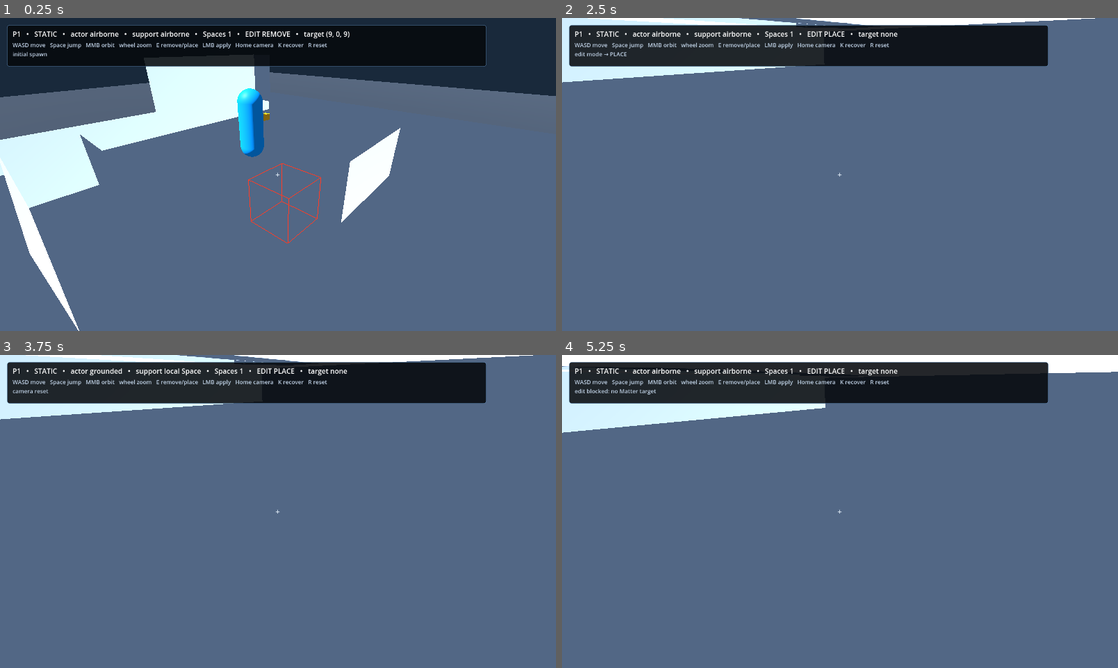
Above: before the commit, frames 1-4 (two rows, left to right).
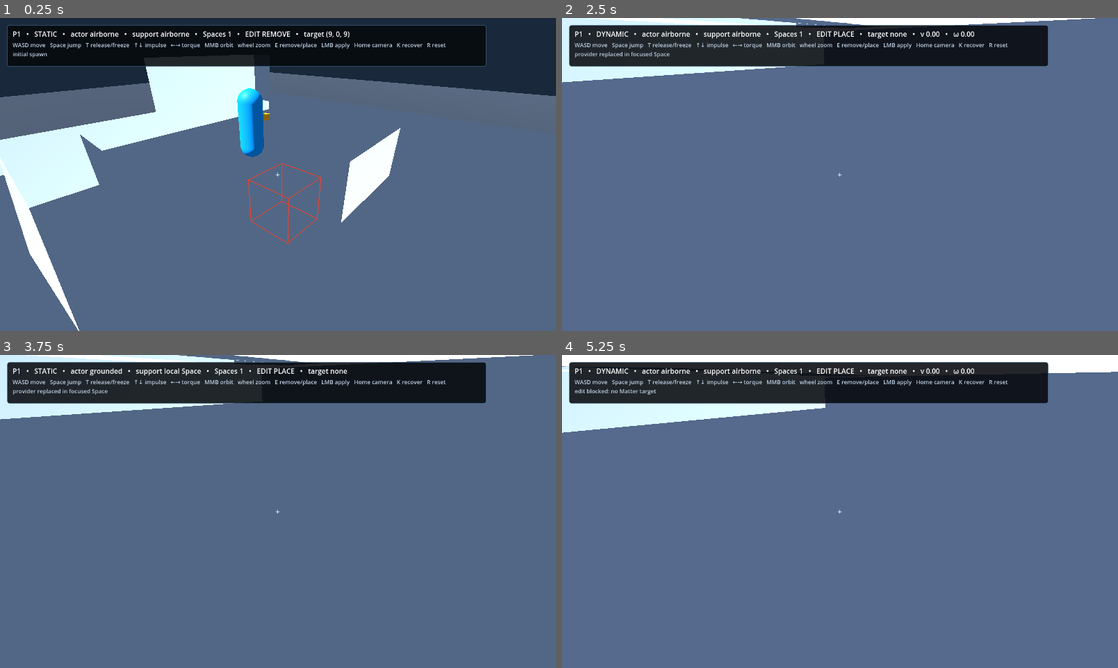
Above: after the commit, the same moments.

Repository: Jozzpoly/FrameMatter-Lab
Game: Godot game, scene res://p1/main.tscn
The game is run twice, just before and just after one commit, with the same random seed, the same clock (stepped at 60 frames per second) and the same inputs. This scene is started directly instead of the project's main scene.
Inputs (mouse positions are in pixels of both pictures, inside the frame that each line leads up to):
- Up to frame 1 (0.25 s): no input
- Up to frame 2 (2.5 s): tap Enter at 0.5 s; move the mouse to (962, 158) at 0.52 s; hold Right (p1_space_yaw_right, bound only after the commit) 0.53-1.25 s; hold T (p1_space_toggle, bound only after the commit) 0.53-1.25 s; click (962, 158) at 0.67 s; tap Space (p1_jump) at 0.77 s; tap R (p1_reset) at 1.25 s; drag from (728, 190) to (812, 237) at 1.27 s; move the mouse to (895, 105) at 2.02 s; hold Right (p1_space_yaw_right, bound only after the commit) from 2.03 s (still down); hold E (p1_edit_toggle) from 2.03 s (still down); tap T (p1_space_toggle, bound only after the commit) at 2.3 s
- Up to frame 3 (3.75 s): release Right (p1_space_yaw_right, bound only after the commit) at 2.75 s; release E (p1_edit_toggle) at 2.75 s; drag from (250, 574) to (111, 464) at 2.77 s; tap Home (p1_camera_reset) at 3.5 s; move the mouse to (444, 558) at 3.52 s; hold Left (p1_space_yaw_left, bound only after the commit) from 3.53 s (still down); hold T (p1_space_toggle, bound only after the commit) from 3.53 s (still down)
- Up to frame 4 (5.25 s): tap Space (p1_jump) at 3.77 s; release Left (p1_space_yaw_left, bound only after the commit) at 4.25 s; release T (p1_space_toggle, bound only after the commit) at 4.25 s; tap R (p1_reset) at 4.25 s; drag from (673, 464) to (756, 433) at 4.27 s; move the mouse to (867, 511) at 5.02 s; hold Down (p1_space_back_impulse, bound only after the commit) from 5.03 s (still down); hold T (p1_space_toggle, bound only after the commit) from 5.03 s (still down); tap M at 5.1 s; click (867, 511) at 5.17 s

The runs differ from the first frame. In frame 1, 0.5% of the frame differs, in the area x 15-81%, y 7-10%; in frame 2, 1.3%, in the area x 2-81%, y 4-13%; in frame 3, 0.6%; in frame 4, 1.2%.
Error in both runs: Invalid call. Nonexistent function 'get_global_transform_interpolated' in base 'Node3D (SpaceQueryCharacter)'. (res://p1/camera_rig.gd:74)

Commit message:
Integrate expandable placement and finite Space control

Diff:
--- a/p1/main.gd
+++ b/p1/main.gd
@@ -2,13 +2,20 @@
 
 const SPACE_SIZE := Vector3i(16, 6, 16)
 const PLAYER_SPEED := 4.2
+const STORAGE_REBASE_PADDING := 2
+const OWNER_CENTRAL_IMPULSE := 36.0
+const OWNER_TORQUE_IMPULSE := 180.0
 const TEST_LINEAR_VELOCITY := Vector3(0.65, 0.0, -0.16)
 const TEST_ANGULAR_VELOCITY := Vector3(0.0, 0.22, 0.0)
 
 var _focus_space: LocalMatterSpace
 var _last_event := "P1 boot"
+var _pending_storage_place := false
+var _pending_storage_place_space: LocalMatterSpace
+var _pending_storage_place_source_cell := Vector3i.ZERO
 
 @onready var _registry: P1SpaceRegistry = $P1SpaceRegistry
+@onready var _space_control: P1SpaceControl = $P1SpaceControl
 @onready var _player: SpaceQueryCharacter = $P1Player
 @onready var _camera_rig: P1CameraRig = $P1CameraRig
 @onready var _interactor: P1MatterInteractor = $P1MatterInteractor
@@ -24,6 +31,7 @@
 	_registry.active_spaces_changed.connect(_on_active_spaces_changed)
 	_interactor.edit_mode_changed.connect(_on_edit_mode_changed)
 	_interactor.edit_applied.connect(_on_edit_applied)
+	_interactor.storage_expansion_requested.connect(_on_storage_expansion_requested)
 	_interactor.edit_rejected.connect(_on_edit_rejected)
 	_initialize_space()
 	_camera_rig.set_target(_player)
@@ -60,6 +68,26 @@
 		_reset_experiment()
 		return
 
+	# Space-control keys are discrete physical pulses. Ignore OS key-repeat so a
+	# held key cannot masquerade as hidden continuous velocity control.
+	if _is_echo_key_event(event):
+		return
+	if event.is_action_pressed("p1_space_toggle"):
+		_toggle_focused_space_state()
+		return
+	if event.is_action_pressed("p1_space_forward_impulse"):
+		_apply_focused_central_impulse(Vector3(0.0, 0.0, -OWNER_CENTRAL_IMPULSE))
+		return
+	if event.is_action_pressed("p1_space_back_impulse"):
+		_apply_focused_central_impulse(Vector3(0.0, 0.0, OWNER_CENTRAL_IMPULSE))
+		return
+	if event.is_action_pressed("p1_space_yaw_left"):
+		_apply_focused_torque_impulse(Vector3(0.0, OWNER_TORQUE_IMPULSE, 0.0))
+		return
+	if event.is_action_pressed("p1_space_yaw_right"):
+		_apply_focused_torque_impulse(Vector3(0.0, -OWNER_TORQUE_IMPULSE, 0.0))
+		return
+
 
 func get_space() -> LocalMatterSpace:
 	# Compatibility accessor for the bounded P1 foundation smoke. Internally P1
@@ -83,6 +111,10 @@
 	return _interactor
 
 
+func get_space_control() -> P1SpaceControl:
+	return _space_control
+
+
 func activate_dynamic_probe_for_test() -> bool:
 	if not _is_live_space(_focus_space):
 		return false
@@ -105,18 +137,31 @@
 	return accepted
 
 
+func toggle_focused_space_for_test() -> bool:
+	return _toggle_focused_space_state()
+
+
+func apply_focused_central_impulse_for_test(local_impulse: Vector3) -> bool:
+	return _apply_focused_central_impulse(local_impulse)
+
+
+func apply_focused_torque_impulse_for_test(local_impulse: Vector3) -> bool:
+	return _apply_focused_torque_impulse(local_impulse)
+
+
 func recover_player_for_test() -> void:
 	_recover_player_to_space("test recovery")
 
 
 func _initialize_space() -> void:
+	_clear_pending_storage_place()
 	_registry.clear()
 	for child in $Spaces.get_children():
 		child.free()
 
 	var volume := CellVolume.new(SPACE_SIZE)
-	# A deliberately larger authored test deck than P0.5. P1-C/D now consume
-	# topology honestly; storage expansion remains a separate pressure probe.
+	# A deliberately larger authored test deck than P0.5. P1 now subjects this
+	# same authored Space to editing, storage maintenance, topology and motion.
 	volume.fill_box(Vector3i(2, 0, 2), Vector3i(14, 1, 14), CellVolume.SOLID)
 	volume.fill_box(Vector3i(3, 1, 4), Vector3i(4, 3, 9), CellVolume.SOLID)
 	volume.fill_box(Vector3i(11, 1, 8), Vector3i(13, 2, 10), CellVolume.SOLID)
@@ -225,6 +270,38 @@
 		_player.rotation.y = atan2(-planar.x, -planar.z)
 
 
+func _toggle_focused_space_state() -> bool:
+	if not _is_live_space(_focus_space):
+		_last_event = "Space control blocked: no live focus"
+		return false
+	var accepted := false
+	if _focus_space.get_provider_kind() == LocalMatterSpace.ProviderKind.STATIC:
+		accepted = _space_control.release_space(_focus_space)
+		_last_event = "Space released with zero hidden launch" if accepted else "Space release rejected"
+	else:
+		accepted = _space_control.freeze_space(_focus_space)
+		_last_event = "Space frozen at current pose" if accepted else "Space freeze rejected"
+	return accepted
+
+
+func _apply_focused_central_impulse(local_impulse: Vector3) -> bool:
+	if not _is_live_space(_focus_space):
+		_last_event = "impulse blocked: no live focus"
+		return false
+	var accepted: bool = _space_control.apply_local_central_impulse(_focus_space, local_impulse)
+	_last_event = "finite local impulse %s" % str(local_impulse) if accepted else "impulse blocked: release Space first"
+	return accepted
+
+
+func _apply_focused_torque_impulse(local_impulse: Vector3) -> bool:
+	if not _is_live_space(_focus_space):
+		_last_event = "torque blocked: no live focus"
+		return false
+	var accepted: bool = _space_control.apply_local_torque_impulse(_focus_space, local_impulse)
+	_last_event = "finite local torque impulse %s" % str(local_impulse) if accepted else "torque blocked: release Space first"
+	return accepted
+
+
 func _on_registry_provider_changed(space: LocalMatterSpace) -> void:
 	if space == _focus_space or _player.support_space == space:
 		_focus_space = space
@@ -234,14 +311,56 @@
 
 func _on_registry_storage_rebased(space: LocalMatterSpace, report: Dictionary) -> void:
 	var actor_rebased := false
+	var local_shift: Vector3i = report["local_shift"]
 	if _player.grounded and _player.support_space == space:
-		var local_shift: Vector3i = report["local_shift"]
 		actor_rebased = _player.rebase_support_local_coordinates(Vector3(local_shift))
 
 	if space == _focus_space or _player.support_space == space:
 		_focus_space = space
 		_refresh_camera_context()
+
+	if _pending_storage_place and _pending_storage_place_space == space:
+		var mapped_cell: Vector3i = _pending_storage_place_source_cell + local_shift
+		call_deferred("_complete_pending_storage_placement", space, mapped_cell)
+		_last_event = "storage frame rebased; placement mapped%s" % ("; actor mapped" if actor_rebased else "")
+		return
 	_last_event = "storage frame rebased%s" % ("; actor mapped" if actor_rebased else "")
+
+
+func _on_storage_expansion_requested(space: LocalMatterSpace, source_cell: Vector3i) -> void:
+	if _pending_storage_place:
+		_last_event = "storage expansion blocked: placement transaction already pending"
+		return
+	if not _is_live_space(space):
+		_last_event = "storage expansion blocked: target Space is not live"
+		return
+
+	_pending_storage_place = true
+	_pending_storage_place_space = space
+	_pending_storage_place_source_cell = source_cell
+	if not space.request_storage_rebase(source_cell, STORAGE_REBASE_PADDING):
+		_clear_pending_storage_place()
+		_last_event = "storage expansion request rejected"
+		return
+	_focus_space = space
+	_last_event = "storage expansion queued for %s" % str(source_cell)
+
+
+func _complete_pending_storage_placement(space: LocalMatterSpace, mapped_cell: Vector3i) -> void:
+	if not _pending_storage_place or _pending_storage_place_space != space:
+		return
+	_clear_pending_storage_place()
+	if not _is_live_space(space):
+		_last_event = "mapped placement cancelled: Space retired"
+		return
+	var placed: bool = _interactor.apply_edit_to_cell(space, mapped_cell, P1MatterInteractor.EditMode.PLACE)
+	_last_event = "storage expanded → placed %s" % str(mapped_cell) if placed else "mapped placement rejected"
+
+
+func _clear_pending_storage_place() -> void:
+	_pending_storage_place = false
+	_pending_storage_place_space = null
+	_pending_storage_place_source_cell = Vector3i.ZERO
 
 
 func _on_registry_split_committed(source: LocalMatterSpace, result: LocalMatterSplitResult) -> void:
@@ -256,6 +375,8 @@
 				if transferred:
 					_focus_space = successor
 
+	if _pending_storage_place and _pending_storage_place_space == source:
+		_clear_pending_storage_place()
 	if not transferred and source == _focus_space:
 		_focus_space = _registry.find_nearest_space(_player.global_position)
 	_refresh_camera_context()
@@ -291,6 +412,8 @@
 
 
 func _on_active_spaces_changed() -> void:
+	if _pending_storage_place and not _is_live_space(_pending_storage_place_space):
+		_clear_pending_storage_place()
 	if not _is_live_space(_focus_space):
 		_focus_space = _registry.find_nearest_space(_player.global_position)
 	_refresh_camera_context()
@@ -349,17 +472,23 @@
 	if _interactor.target_space != null:
 		target = "%s%s" % [
 			str(_interactor.get_target_cell()),
-			"" if _interactor.target_in_storage else " [storage edge]",
+			"" if _interactor.target_in_storage else " [expand]",
 		]
-	_status_label.text = "P1   •   %s   •   actor %s   •   support %s   •   Spaces %d   •   EDIT %s   •   target %s" % [
+	var motion := ""
+	var provider: Node3D = _focus_space.get_active_provider()
+	if provider is RigidBody3D:
+		var rigid := provider as RigidBody3D
+		motion = "   •   v %.2f   •   ω %.2f" % [rigid.linear_velocity.length(), rigid.angular_velocity.length()]
+	_status_label.text = "P1   •   %s   •   actor %s   •   support %s   •   Spaces %d   •   EDIT %s   •   target %s%s" % [
 		kind,
 		"grounded" if _player.grounded else "airborne",
 		support,
 		_registry.get_active_count(),
 		_interactor.get_mode_name(),
 		target,
+		motion,
 	]
-	_hint_label.text = "WASD move   Space jump   MMB orbit   wheel zoom   E remove/place   LMB apply   Home camera   K recover   R reset\n%s" % _last_event
+	_hint_label.text = "WASD move   Space jump   T release/freeze   ↑↓ impulse   ←→ torque   MMB orbit   wheel zoom   E remove/place   LMB apply   Home camera   K recover   R reset\n%s" % _last_event
 
 
 func _ensure_input_actions() -> void:
@@ -375,6 +504,11 @@
 	_ensure_key_action("p1_camera_reset", KEY_HOME)
 	_ensure_key_action("p1_reset", KEY_R)
 	_ensure_key_action("p1_edit_toggle", KEY_E)
+	_ensure_key_action("p1_space_toggle", KEY_T)
+	_ensure_key_action("p1_space_forward_impulse", KEY_UP)
+	_ensure_key_action("p1_space_back_impulse", KEY_DOWN)
+	_ensure_key_action("p1_space_yaw_left", KEY_LEFT)
+	_ensure_key_action("p1_space_yaw_right", KEY_RIGHT)
 	_ensure_mouse_action("p1_edit_apply", MOUSE_BUTTON_LEFT)
 
 
@@ -394,6 +528,10 @@
 	var event := InputEventMouseButton.new()
 	event.button_index = button
 	InputMap.action_add_event(action, event)
+
+
+func _is_echo_key_event(event: InputEvent) -> bool:
+	return event is InputEventKey and (event as InputEventKey).echo
 
 
 func _occupied_cells(volume: CellVolume) -> Array[Vector3i]:
